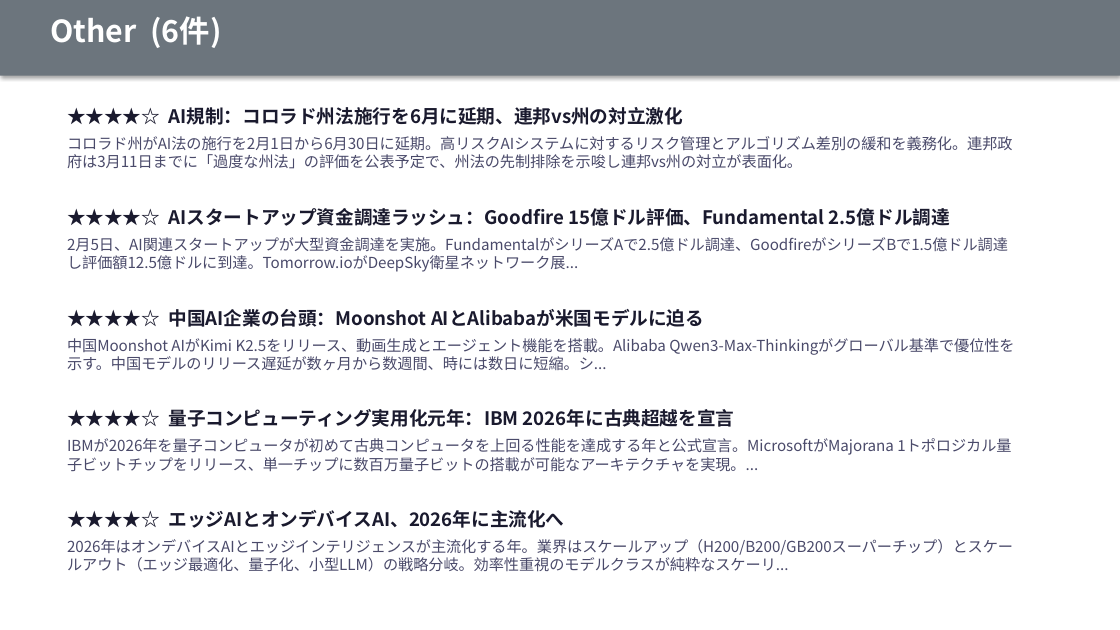
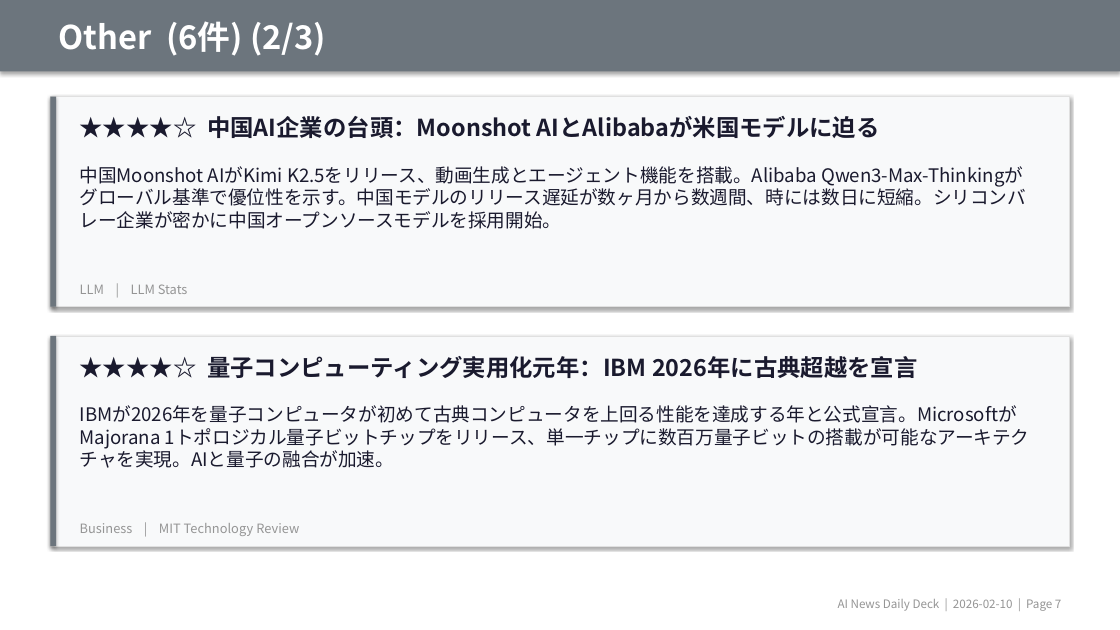
Before and after one commit to chel2311/ai-news-deck-reports, a slide deck: slide 8 of 2026-02-10/report.pptx (slide 6 before the commit). Drawn at 1120x630 pixels with LibreOffice and Linux fonts; fonts in the diff are those of the drawing. Boxes give left, top, right and bottom in pixels: in the first picture for what was removed or moved away, otherwise in the second. Text is boxed around its words. In the diff, an @@ line names an element or a change of style, - is before the commit and + after.

```diff
--- a/2026-02-10/report.pptx
+++ b/2026-02-10/report.pptx
@@ rectangle: place and size @@
-rectangle at bbox=[0, 0, 1120, 76]
+rectangle at bbox=[0, 0, 1120, 71]
@@ text at bbox=[59, 21, 326, 56]: text changed; size 26 to 28 pt @@
-Other (6件)
+Other (6件) (2/3)
@@ rectangle added at bbox=[50, 97, 1070, 307], fill #F8F9FA, outline #E0E0E0 0.5 pt @@
@@ rectangle added at bbox=[50, 97, 56, 307], fill #6C757D @@
@@ text removed at bbox=[67, 107, 1013, 169] @@
-★★★★☆ AI規制：コロラド州法施行を6月に延期、連邦vs州の対立激化
-コロラド州がAI法の施行を2月1日から6月30日に延期。高リスクAIシステムに対するリスク管理とアルゴリズム差別の緩和を義務化。連邦政府は3月11日までに「過度な州法」の評価を公表予定で、州法の先制排除を示唆し連邦vs州の対立が表面化。
@@ text added at bbox=[207, 116, 880, 138], 20 pt, text #1A1A2E, bold @@
+★★★★☆ 中国AI企業の台頭：Moonshot AIとAlibabaが米国モデルに迫る
@@ text at bbox=[80, 166, 1027, 229]: text changed; size 13 to 16 pt; text colour #4A4A6A to #1A1A2E @@
-★★★★☆ 中国AI企業の台頭：Moonshot AIとAlibabaが米国モデルに迫る
-中国Moonshot AIがKimi K2.5をリリース、動画生成とエージェント機能を搭載。Alibaba Qwen3-Max-Thinkingがグローバル基準で優位性を示す。中国モデルのリリース遅延が数ヶ月から数週間、時には数日に短縮。シ...
+中国Moonshot AIがKimi K2.5をリリース、動画生成とエージェント機能を搭載。Alibaba Qwen3-Max-Thinkingがグローバル基準で優位性を示す。中国モデルのリリース遅延が数ヶ月から数週間、時には数日に短縮。シリコンバレー企業が密かに中国オープンソースモデルを採用開始。
@@ text removed at bbox=[67, 208, 1008, 272] @@
-★★★★☆ AIスタートアップ資金調達ラッシュ：Goodfire 15億ドル評価、Fundamental 2.5億ドル調達
-2月5日、AI関連スタートアップが大型資金調達を実施。FundamentalがシリーズAで2.5億ドル調達、GoodfireがシリーズBで1.5億ドル調達し評価額12.5億ドルに到達。Tomorrow.ioがDeepSky衛星ネットワーク展...
@@ text added at bbox=[80, 284, 188, 294], 11 pt, text #959595 @@
+LLM | LLM Stats
@@ rectangle added at bbox=[50, 336, 1070, 546], fill #F8F9FA, outline #E0E0E0 0.5 pt @@
@@ rectangle added at bbox=[50, 336, 56, 546], fill #6C757D @@
@@ text added at bbox=[207, 356, 918, 378], 20 pt, text #1A1A2E, bold @@
+★★★★☆ 量子コンピューティング実用化元年：IBM 2026年に古典超越を宣言
@@ text at bbox=[80, 405, 1030, 468]: text changed; size 13 to 16 pt; text colour #4A4A6A to #1A1A2E @@
-★★★★☆ 量子コンピューティング実用化元年：IBM 2026年に古典超越を宣言
-IBMが2026年を量子コンピュータが初めて古典コンピュータを上回る性能を達成する年と公式宣言。MicrosoftがMajorana 1トポロジカル量子ビットチップをリリース、単一チップに数百万量子ビットの搭載が可能なアーキテクチャを実現。...
+IBMが2026年を量子コンピュータが初めて古典コンピュータを上回る性能を達成する年と公式宣言。MicrosoftがMajorana 1トポロジカル量子ビットチップをリリース、単一チップに数百万量子ビットの搭載が可能なアーキテクチャを実現。AIと量子の融合が加速。
@@ text removed at bbox=[67, 510, 1013, 572] @@
-★★★★☆ エッジAIとオンデバイスAI、2026年に主流化へ
-2026年はオンデバイスAIとエッジインテリジェンスが主流化する年。業界はスケールアップ（H200/B200/GB200スーパーチップ）とスケールアウト（エッジ最適化、量子化、小型LLM）の戦略分岐。効率性重視のモデルクラスが純粋なスケーリ...
@@ text added at bbox=[80, 523, 299, 536], 11 pt, text #959595 @@
+Business | MIT Technology Review
@@ text added at bbox=[838, 599, 1061, 611], 10 pt, text #959595 @@
+AI News Daily Deck | 2026-02-10 | Page 7
```
Also in this commit, not shown: 7 other slides changed, 7 slides added, 1 slide removed, 7 other files.
